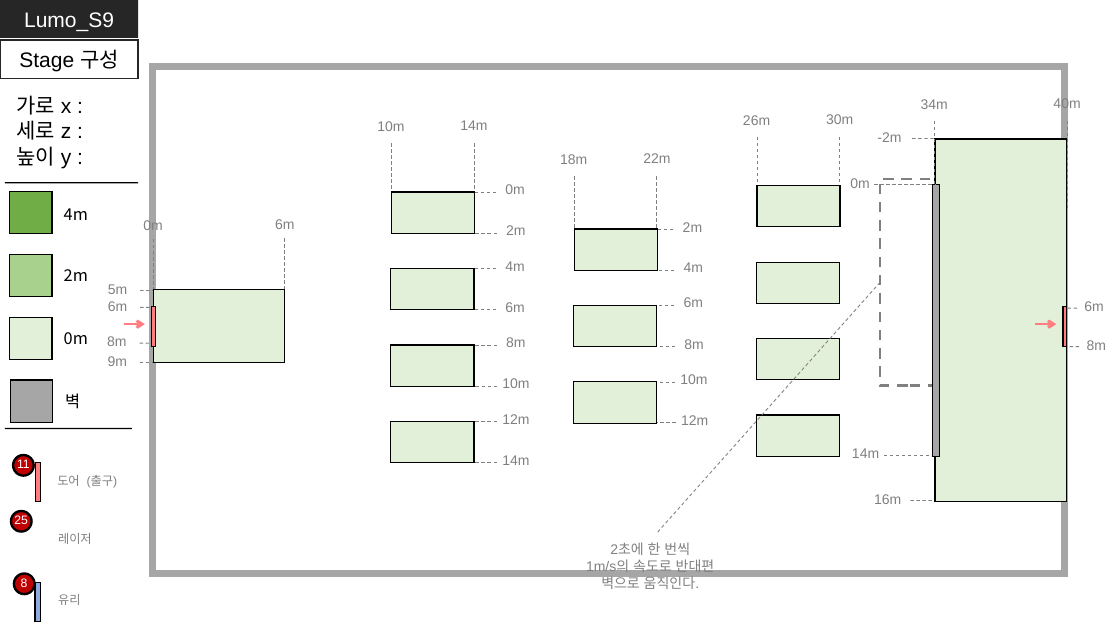
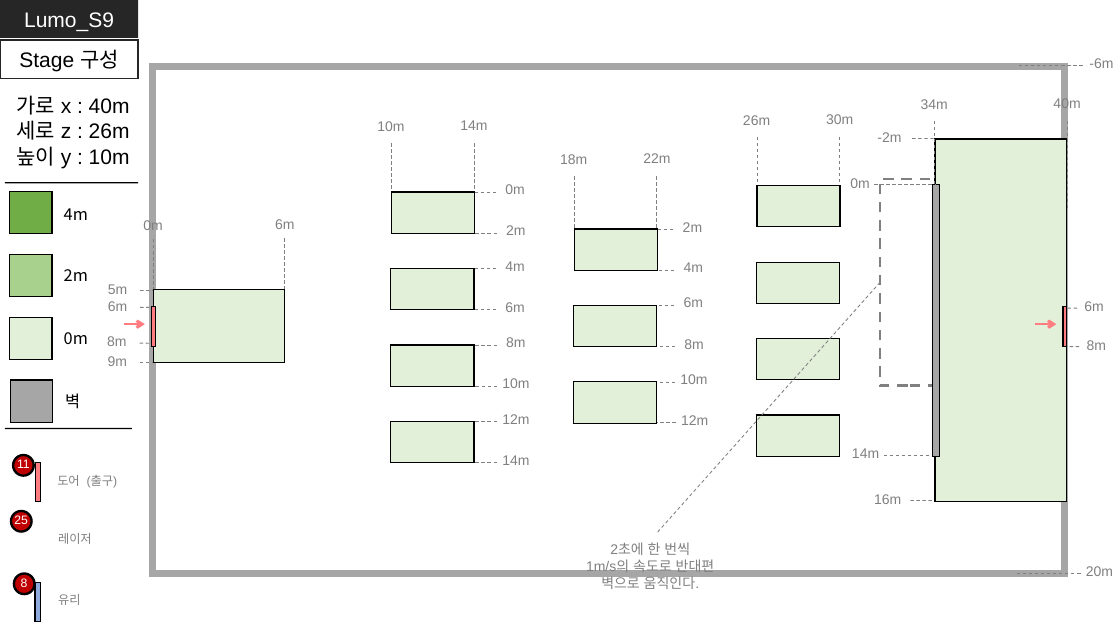
Before and after one commit to GGMGangsterHamster/GangsterHamster, a slide deck: slide 13 of Documents/Lumo_Stage - Nam.pptx. Drawn at 1120x630 pixels with LibreOffice and Linux fonts; fonts in the diff are those of the drawing. Boxes give left, top, right and bottom in pixels: in the first picture for what was removed or moved away, otherwise in the second. Text is boxed around its words. In the diff, an @@ line names an element or a change of style, - is before the commit and + after.

```diff
--- a/Documents/Lumo_Stage - Nam.pptx
+++ b/Documents/Lumo_Stage - Nam.pptx
@@ text added at [1089,58,1113,68], 12 pt, text #808080 @@
+-6m
@@ line added from (1083, 66) to (1019, 66), #808080 0.75 pt dashed @@
@@ text at [16,95,130,168]: text changed @@
-가로 x :
-세로 z :
-높이 y :
+가로 x : 40m
+세로 z : 26m
+높이 y : 10m
@@ text added at [1086,566,1113,576], 12 pt, text #808080 @@
+20m
@@ line added from (1081, 574) to (1017, 574), #808080 0.75 pt dashed @@
```
Also in this commit, not shown: 3 other slides changed.
